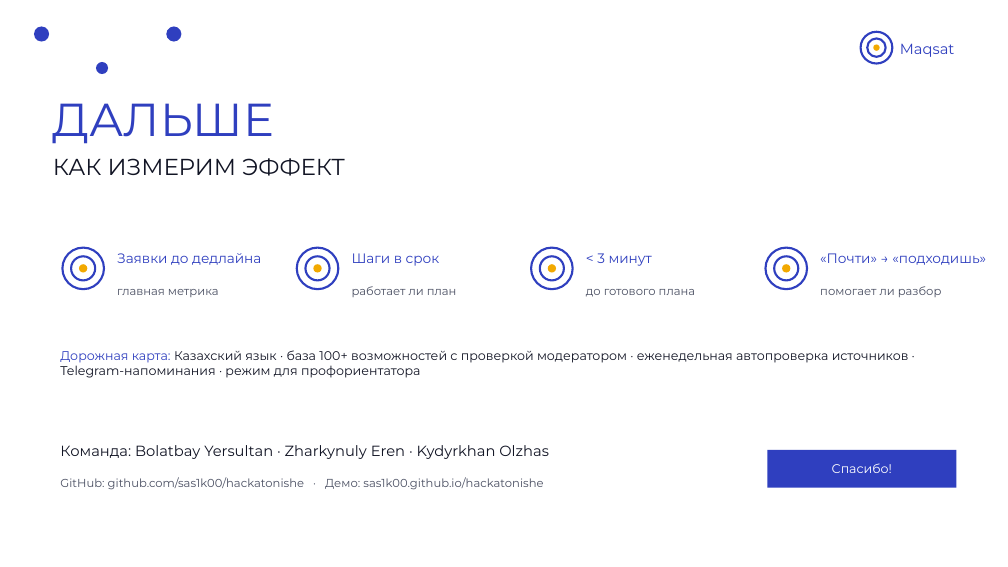
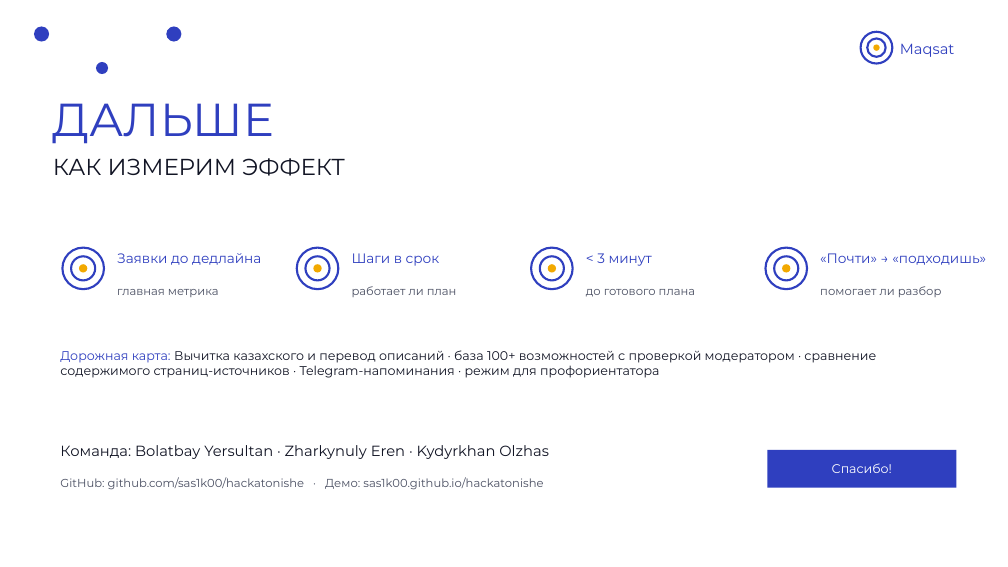
Before and after one commit to sas1k00/hackatonishe, a slide deck: slide 12 of docs/Maqsat_VentureHack2026_Final.pptx. Drawn at 1008x567 pixels with LibreOffice and Linux fonts; fonts in the diff are those of the drawing; background and template pictures are left out. Boxes give left, top, right and bottom in pixels: in the first picture for what was removed or moved away, otherwise in the second. Text is boxed around its words. In the diff, an @@ line names an element or a change of style, - is before the commit and + after.

```diff
--- a/docs/Maqsat_VentureHack2026_Final.pptx
+++ b/docs/Maqsat_VentureHack2026_Final.pptx
@@ text at (60, 350, 876, 378): text changed @@
-Дорожная карта: Казахский язык · база 100+ возможностей с проверкой модератором · еженедельная автопроверка источников · Telegram-напоминания · режим для профориентатора
+Дорожная карта: Вычитка казахского и перевод описаний · база 100+ возможностей с проверкой модератором · сравнение содержимого страниц-источников · Telegram-напоминания · режим для профориентатора
```
Also in this commit, not shown: 3 other slides changed, 5 other files.
